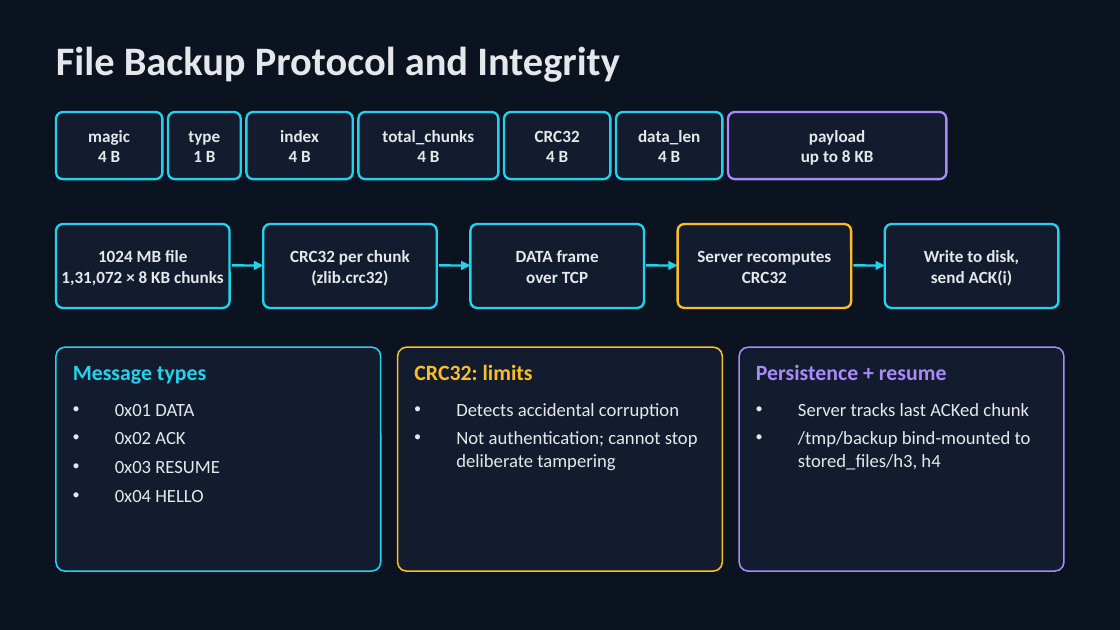
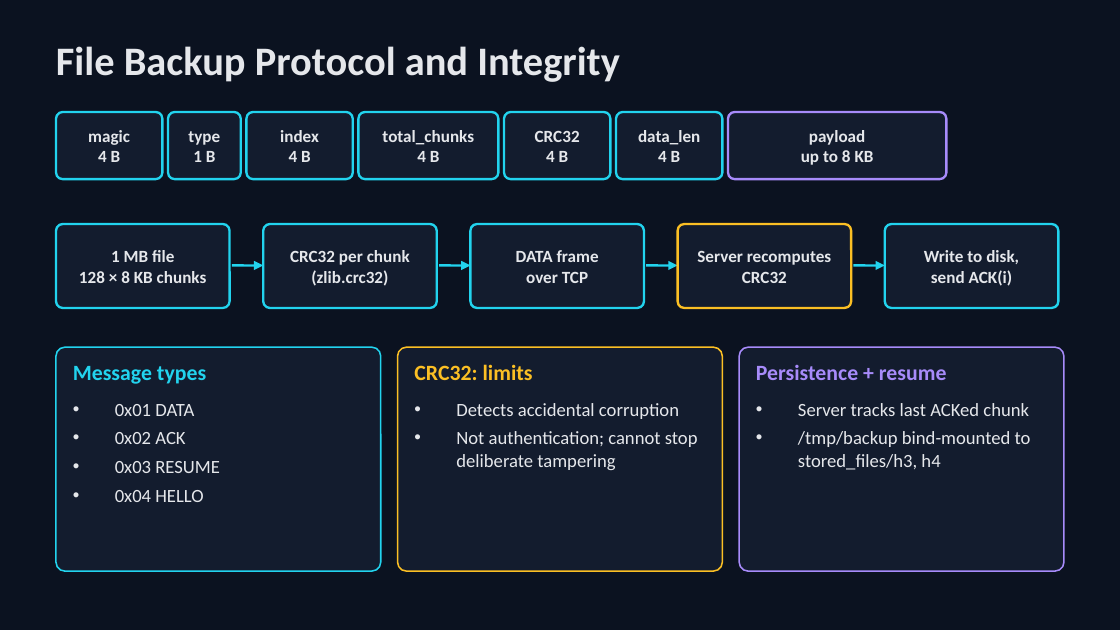
Before and after one commit to acrticsludge/CN-Mini, a slide deck: slide 6 of cn_d1_ppt_final.pptx. Drawn at 1120x630 pixels with LibreOffice and Linux fonts; fonts in the diff are those of the drawing. Boxes give left, top, right and bottom in pixels: in the first picture for what was removed or moved away, otherwise in the second. Text is boxed around its words. In the diff, an @@ line names an element or a change of style, - is before the commit and + after.

```diff
--- a/cn_d1_ppt_final.pptx
+++ b/cn_d1_ppt_final.pptx
@@ text at [79, 250, 207, 283]: text changed @@
-1024 MB file
-1,31,072 × 8 KB chunks
+1 MB file
+128 × 8 KB chunks
```
Also in this commit, not shown: 1 other slide changed.
